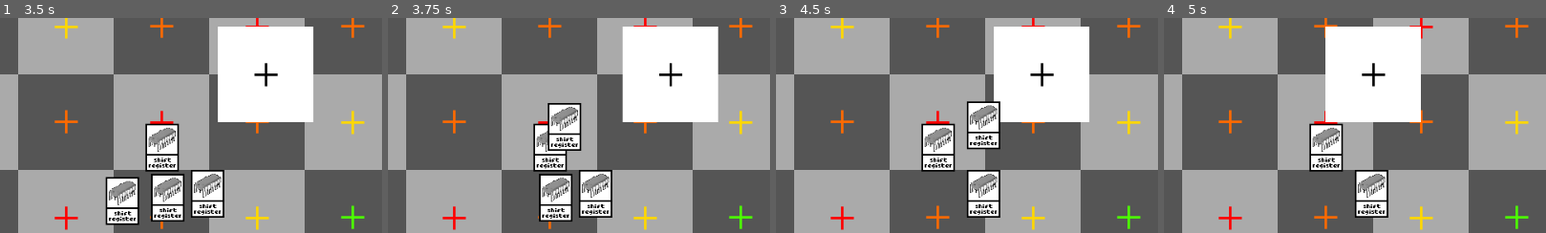
Above: before the commit, frames 1-4 (left to right).
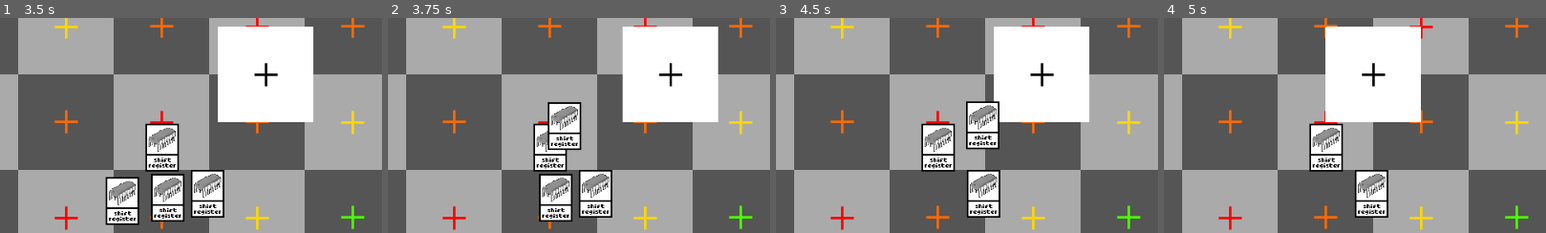
Above: after the commit, the same moments.

Repository: NobleMetalLabs/the-genesis-gambit
Game: Godot game, scene res://pixeltest.tscn
Same seed, same stepped clock (60 frames per second), same inputs: the game is played once before the commit and once after it.
Inputs (mouse positions are % of the whole screen's width and height, from its top left):
- Up to frame 1 (3.5 s): drag from (34, 69) to (60, 28) at 0.52 s; drag from (39, 67) to (60, 28) at 1.27 s; move the mouse to (44, 67) at 2.02 s; click (44, 67) at 2.17 s; drag from (49, 65) to (60, 28) at 2.77 s
- Up to frame 2 (3.75 s): drag from (39, 79) to (60, 28) at 3.52 s
- Up to frame 3 (4.5 s): drag from (45, 79) to (60, 28) at 4.27 s
- Up to frame 4 (5 s): no input
The pictures show only the part of the screen within x 23-73%, y 37-87%; the shares and areas given below are measured in that part.

Frame 1 is identical in both runs. In frame 2, 0.7% of the frame differs, in the area x 41-51%, y 39-62%; in frame 3, 0.8%, in the area x 49-59%, y 38-62%; in frame 4, nothing differs.

Commit message:
Improve card dragging

Diff:
--- a/Card.gd
+++ b/Card.gd
@@ -3,6 +3,7 @@
 
 @onready var area = $Area2D
 var dragging : bool = false
+var dragging_offset : Vector2 = Vector2.ZERO
 
 func _ready():
 	area.input_event.connect(
@@ -11,16 +12,18 @@
 			if not event.button_index == MOUSE_BUTTON_LEFT: return
 			if event.pressed: start_drag()
 			else: end_drag()
+			get_viewport().set_input_as_handled()
 	)
 
 func _process(_delta):
 	if dragging:
-		self.position = get_parent().get_local_mouse_position()
+		self.position = get_parent().get_local_mouse_position() + dragging_offset
 		if not Input.is_mouse_button_pressed(MOUSE_BUTTON_LEFT):
 			end_drag()
 
 func start_drag():
 	dragging = true
+	dragging_offset = self.position - get_parent().get_local_mouse_position()
 	print("drag")
 
 func end_drag():
